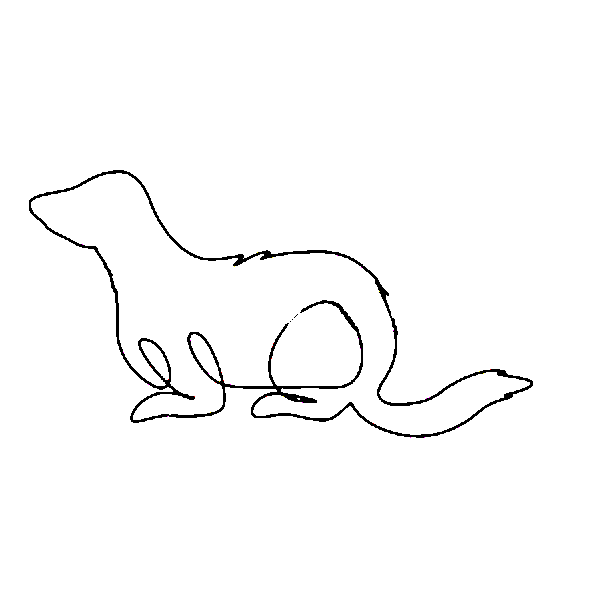
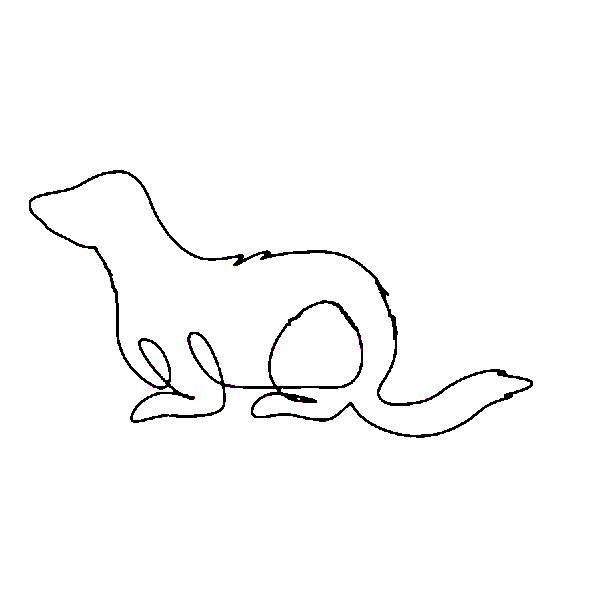
Layer changes from the first 600 x 600 image to the second:
painted on "line.png" over [286,309,396,340]
